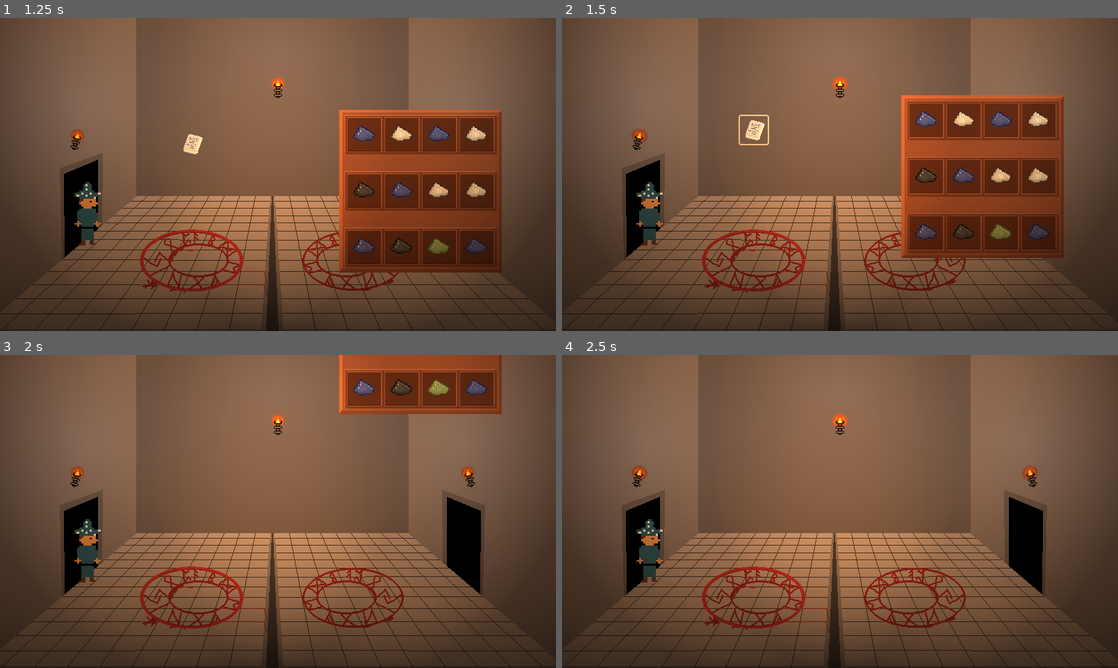
Above: before the commit, frames 1-4 (two rows, left to right).
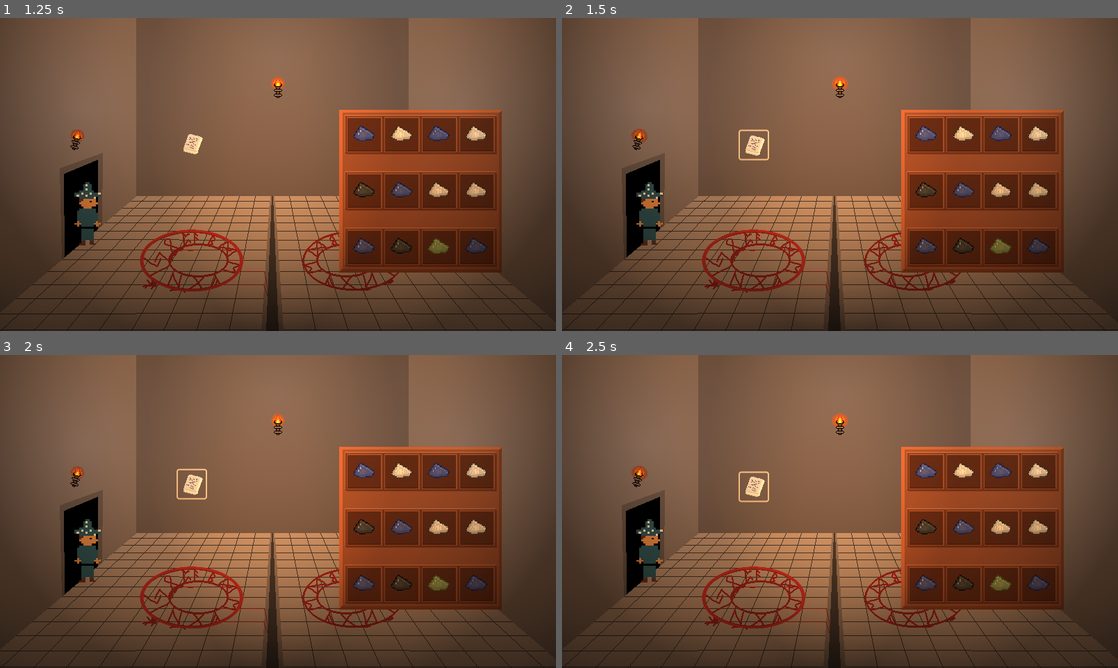
Above: after the commit, the same moments.

Repository: lewis785/ludum-dare-55
Game: Godot game, scene res://scenes/levels/main_menu.tscn
Two runs of this game, one before a commit and one after it. Both use one fixed random seed, a clock stepped at 60 frames per second and the inputs below.
Inputs (mouse positions are in pixels of both pictures, inside the frame that each line leads up to):
- Up to frame 1 (1.25 s): click "START" at 0.5 s
- Up to frame 2 (1.5 s): click (756, 143) at 1.25 s
- Up to frame 3 (2 s): no input
- Up to frame 4 (2.5 s): click (756, 483) at 2.02 s

Frame 1 is identical in both runs. In frame 2, 11% of the frame differs, in the area x 31-91%, y 24-82%; in frame 3, 21%, in the area x 31-91%, y 0-82%; in frame 4, 15%.

Commit message:
FIX No longer able to send away tomb without summoning

Diff:
--- a/scenes/items/summoning_circle.gd
+++ b/scenes/items/summoning_circle.gd
@@ -1,4 +1,6 @@
 extends Area2D
+
+class_name SummoningCircle
 
 @export var output_stats: AttributesComponent
 @export var ingredients_cap : int = 5
@@ -19,6 +21,12 @@
 	output_stats.strength = 0
 	output_stats.vitality = 0
 
+func is_summonable():
+	print(ingredients.size())
+	if ingredients.size() > ingredients_cap or ingredients.size() == 0:
+		return false
+	return true
+
 func add_ingredient(ingr):
 	ingredients.append(ingr)
 
@@ -26,7 +34,7 @@
 	ingredients.erase(ingr)
 
 func combine_ingredients():
-	if ingredients.size() > ingredients_cap or ingredients.size() == 0:
+	if not is_summonable():
 		return
 	var stats = [0,0,0,0,0]
 
--- a/scenes/ui/book.gd
+++ b/scenes/ui/book.gd
@@ -1,6 +1,6 @@
 extends Node2D
-@onready var summoning_circle : Area2D = $"../SummoningCircle"
 
+@export var summoning_circle : SummoningCircle
 @onready var base_x : int = summoning_circle.position.x
 @export var base_y : int = 160
 @export var speed : int = 5
@@ -19,6 +19,7 @@
 	tween_y.tween_property(self, "global_position:y", -half_height, speed).as_relative().set_ease(Tween.EASE_OUT)
 
 func _on_button_pressed():
-	tween_y.kill()
-	tween_y = self.create_tween().set_trans(Tween.TRANS_SINE)
-	tween_y.tween_property(self, "global_position:y", -2000, speed).as_relative().set_ease(Tween.EASE_IN)
+	if summoning_circle.is_summonable():
+		tween_y.kill()
+		tween_y = self.create_tween().set_trans(Tween.TRANS_SINE)
+		tween_y.tween_property(self, "global_position:y", -2000, speed).as_relative().set_ease(Tween.EASE_IN)
--- a/scenes/ui/storage.gd
+++ b/scenes/ui/storage.gd
@@ -1,6 +1,7 @@
 extends Node2D
 
 var ingredient = preload("res://scenes/items/ingredient.tscn")
+@export var summoning_circle : SummoningCircle
 
 # Coordinates to spawn
 var x_coords = [-54, -18, 18, 54]
@@ -15,5 +16,6 @@
 
 
 func _on_button_pressed():
-	var tween_y = self.create_tween().set_trans(Tween.TRANS_SINE)
-	tween_y.tween_property(self, "global_position:y", -2000, 2).as_relative().set_ease(Tween.EASE_IN)
+	if summoning_circle.is_summonable():
+		var tween_y = self.create_tween().set_trans(Tween.TRANS_SINE)
+		tween_y.tween_property(self, "global_position:y", -2000, 2).as_relative().set_ease(Tween.EASE_IN)
--- a/scenes/ui/summon_screen.tscn
+++ b/scenes/ui/summon_screen.tscn
@@ -9,9 +9,10 @@
 
 [node name="Summon-screen" type="Node2D"]
 
-[node name="Storage" parent="." instance=ExtResource("1_emak8")]
+[node name="Storage" parent="." node_paths=PackedStringArray("summoning_circle") instance=ExtResource("1_emak8")]
 position = Vector2(605, 249)
 scale = Vector2(1.5, 1.5)
+summoning_circle = NodePath("../SummoningCircle")
 
 [node name="SummoningCircle" parent="." node_paths=PackedStringArray("creature_summon") instance=ExtResource("1_prqnr")]
 position = Vector2(276, 349)
@@ -24,8 +25,9 @@
 
 [node name="Monster" parent="Character" instance=ExtResource("3_5s2jg")]
 
-[node name="Node2D" type="Node2D" parent="."]
+[node name="Node2D" type="Node2D" parent="." node_paths=PackedStringArray("summoning_circle")]
 script = ExtResource("5_spst6")
+summoning_circle = NodePath("../SummoningCircle")
 speed = 2
 
 [node name="Button" type="Button" parent="Node2D"]
